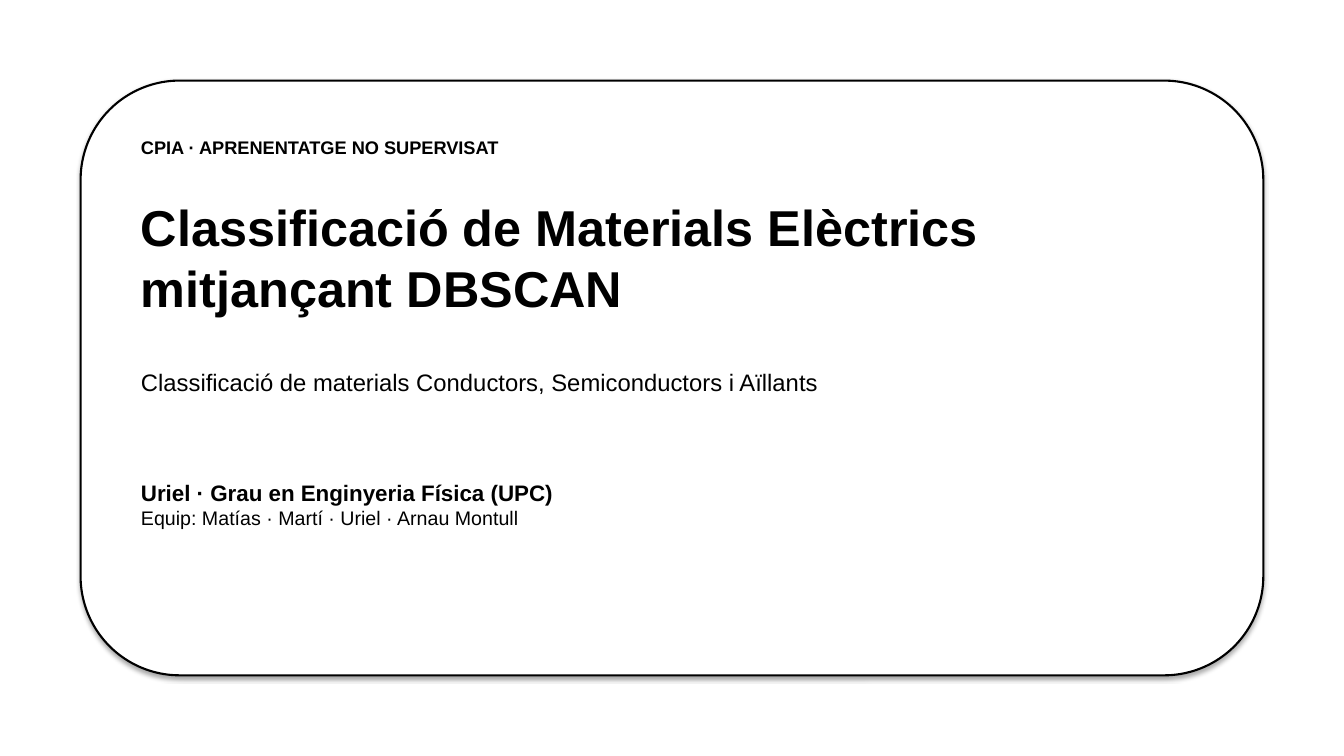
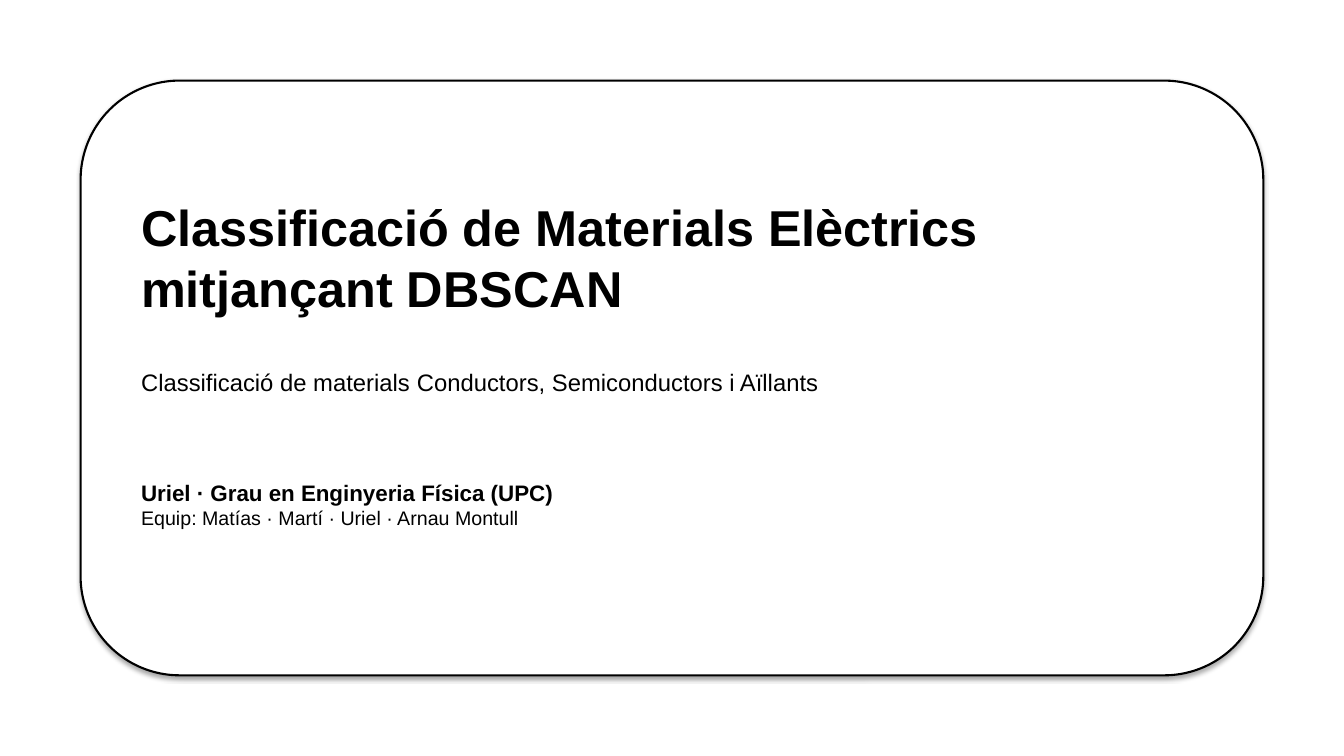
Before and after one commit to ArnauMontull/CPIA-Expo, a slide deck: slide 12 of presentacion/expo_cpia.pptx. Drawn at 1344x756 pixels with LibreOffice and Linux fonts; fonts in the diff are those of the drawing. Boxes give left, top, right and bottom in pixels: in the first picture for what was removed or moved away, otherwise in the second. Text is boxed around its words. In the diff, an @@ line names an element or a change of style, - is before the commit and + after.

```diff
--- a/presentacion/expo_cpia.pptx
+++ b/presentacion/expo_cpia.pptx
@@ rounded rectangle at bbox=[81, 81, 1263, 676]: proportions changed @@
@@ text removed at bbox=[141, 141, 498, 154] @@
-CPIA · APRENENTATGE NO SUPERVISAT
```
Also in this commit, not shown: 7 other slides changed, 2 slides added, 4 other files.
